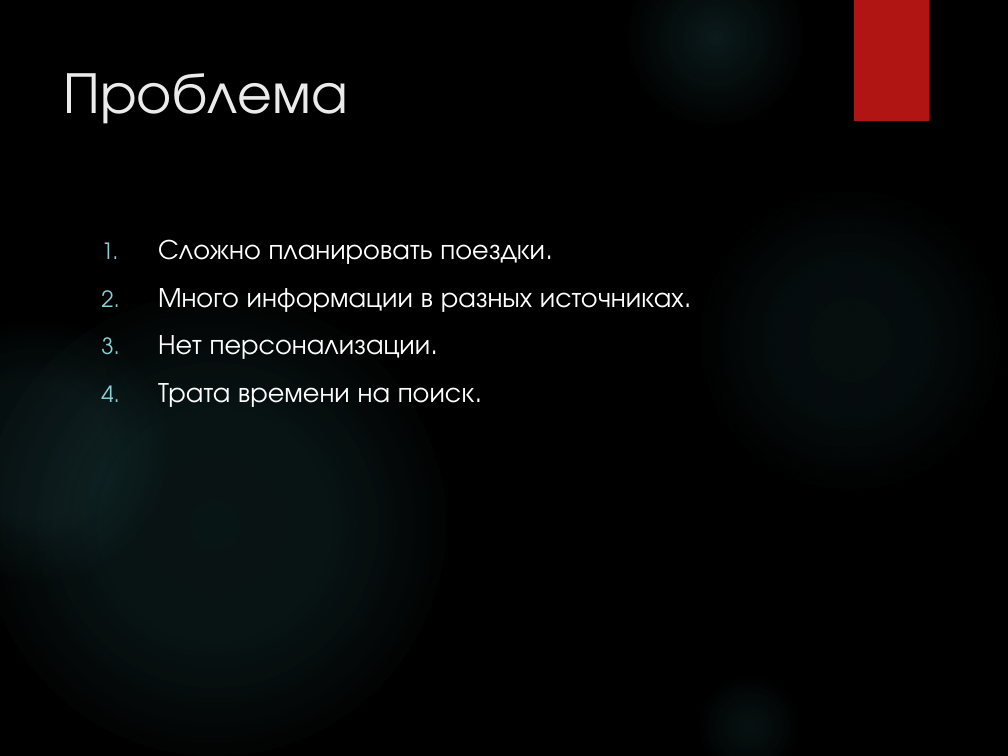
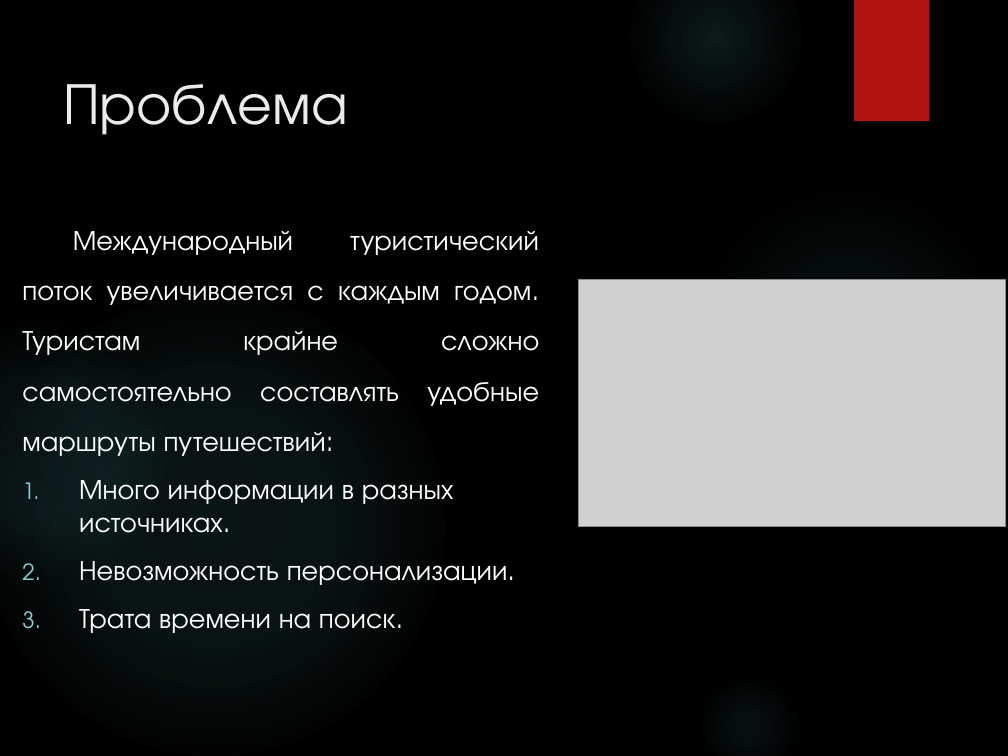
Before and after one commit to RAdKuzur/ASU, a slide deck: slide 2 of Управление IT-сервисами (Кузнецова)/Практическая 2.pptx (slide 3 before the commit). Drawn at 1008x756 pixels with LibreOffice and Linux fonts; fonts in the diff are those of the drawing; grey boxes stand for pictures; background and template pictures are left out. Boxes give left, top, right and bottom in pixels: in the first picture for what was removed or moved away, otherwise in the second. Text is boxed around its words. In the diff, an @@ line names an element or a change of style, - is before the commit and + after.

```diff
--- a/Управление IT-сервисами (Кузнецова)/Практическая 2.pptx
+++ b/Управление IT-сервисами (Кузнецова)/Практическая 2.pptx
@@ title "Проблема" moved from (x1=63, y1=73, x2=348, y2=124) to (x1=63, y1=84, x2=348, y2=135) @@
@@ text "Международный туристический поток увеличивается с ..." moved from (x1=158, y1=239, x2=684, y2=407) to (x1=22, y1=231, x2=539, y2=633) @@
@@ text at (x1=22, y1=231, x2=539, y2=456): text changed @@
-1. Сложно планировать поездки.
+Международный туристический поток увеличивается с каждым годом. Туристам крайне сложно самостоятельно составлять удобные маршруты путешествий:
@@ picture added at (x1=579, y1=280, x2=1005, y2=527) @@
@@ text at (x1=79, y1=561, x2=515, y2=585): text changed @@
-3. Нет персонализации.
+2. Невозможность персонализации.
```
Also in this commit, not shown: 4 other slides changed, 1 slide added, 4 other files.
